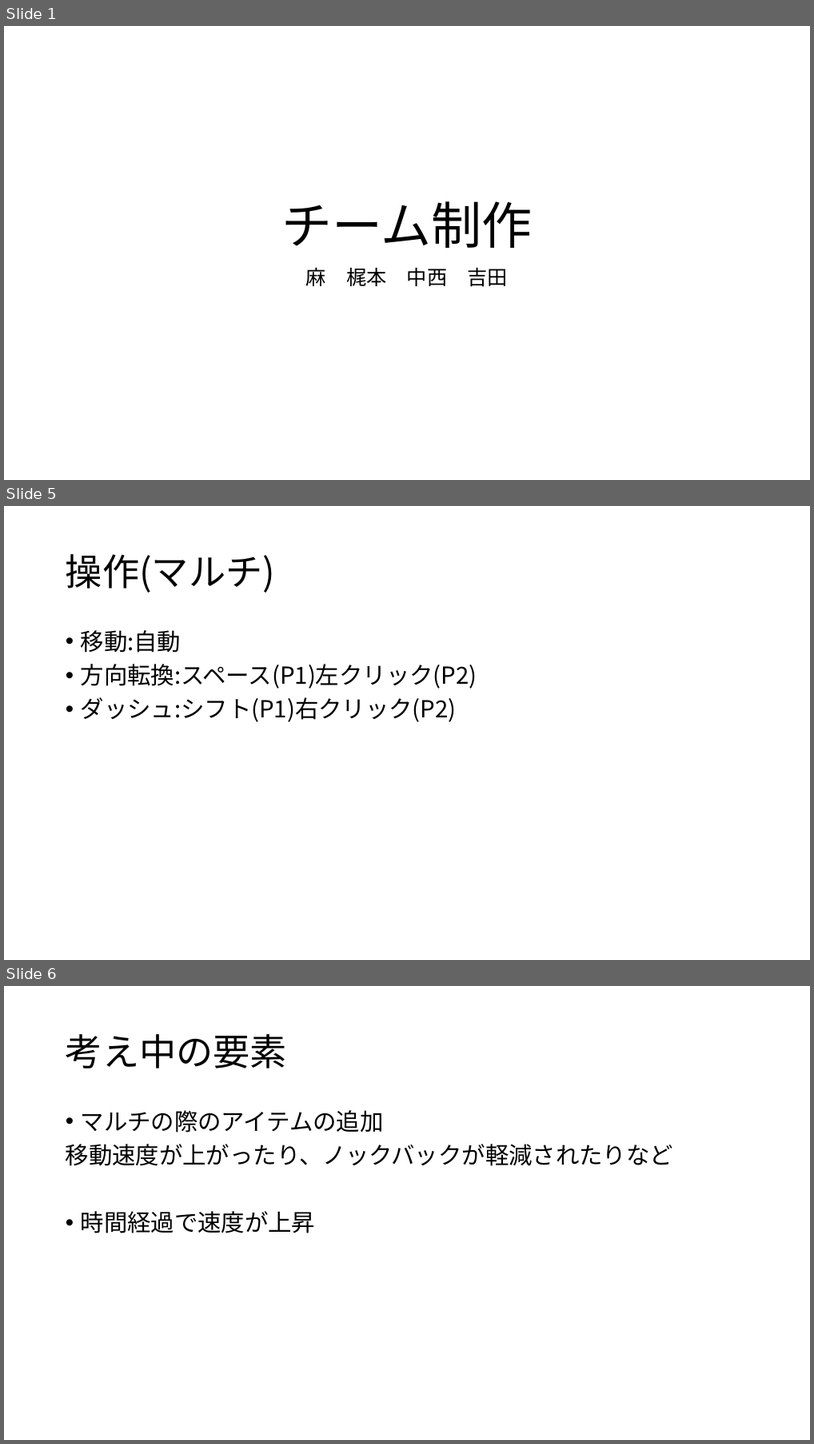
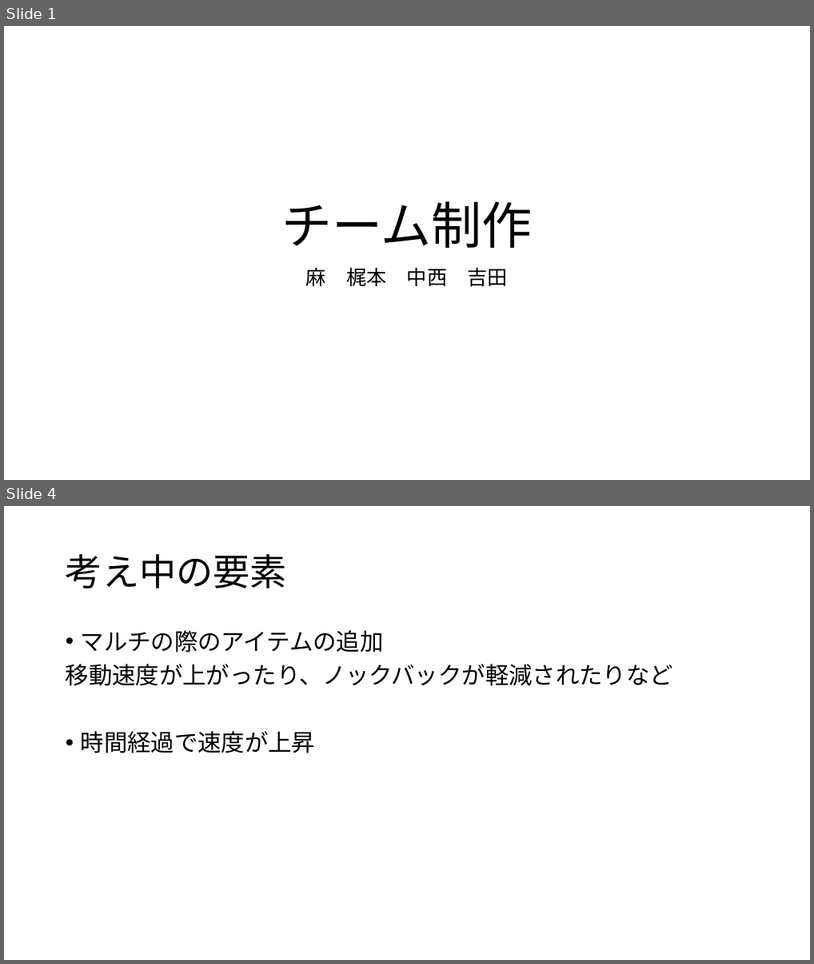
Before and after one commit to Hyde306/UniMan, a slide deck: チーム制作.pptx. Shown one above the other, each under a label of ours: slides 1, 5 and 6 before the commit, slides 1 and 4 after it; the slides between them are not shown. The pictures are 814x1444 and 814x964 pixels, drawn with LibreOffice and Linux fonts; fonts in the diff are those of the drawing. Boxes give left, top, right and bottom in pixels: in the first picture for what was removed or moved away, otherwise in the second. Text is boxed around its words. In the diff, an @@ line names an element or a change of style, - is before the commit and + after.

```diff
--- a/チーム制作.pptx
+++ b/チーム制作.pptx
@@ slide 5 removed at (4, 506, 810, 960), background #FFFFFF @@
@@ title removed at (66, 554, 275, 592) @@
-操作(マルチ)
@@ text removed at (81, 630, 478, 722) @@
-• 移動:自動
-• 方向転換:スペース(P1)左クリック(P2)
-• ダッシュ:シフト(P1)右クリック(P2)
@@ what was slide 6 is now slide 4 @@
```
Also in this commit, not shown: 2 slides changed, 1 other slide removed.
